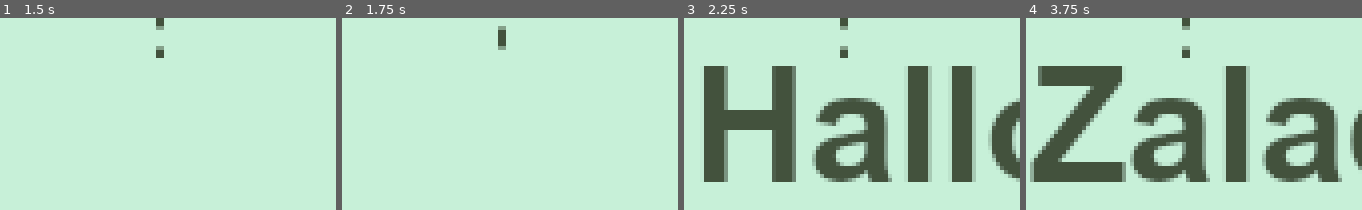
Above: before the commit, frames 1-4 (left to right).
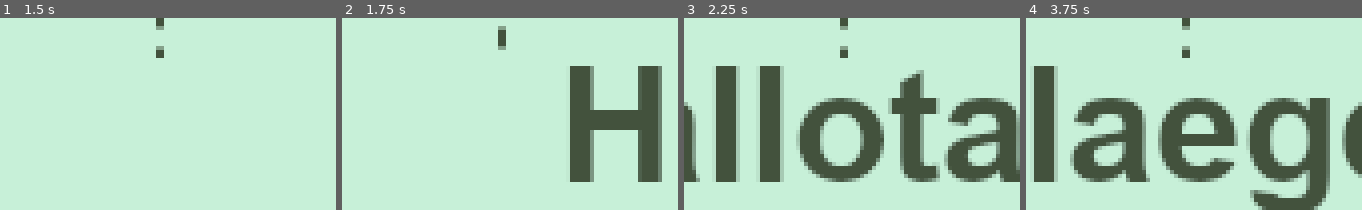
Above: after the commit, the same moments.

Repository: TakacsArtur/CinoRitmo
Game: Godot game, scene res://01/01_01.tscn
Same seed, same stepped clock (60 frames per second), same inputs: the game is played once before the commit and once after it.
Inputs:
- Up to frame 1 (1.5 s): hold X (botrow) 0.53-1.28 s; tap S (midrow) at 0.8, 1.35 s
- Up to frame 2 (1.75 s): tap Space (strum) at 1.55 s
- Up to frame 3 (2.25 s): hold Space (strum) from 2.03 s (still down)
- Up to frame 4 (3.75 s): tap W (toprow) at 2.3, 2.85 s; release Space (strum) at 2.78 s; tap X (botrow) at 3.05 s; hold X (botrow) from 3.53 s (still down)

Frame 1 is identical in both runs. In frame 2, 10% of the frame differs, in the area x 67-96%, y 25-86%; in frame 3, 27%; in frame 4, 34%, in the area x 1-100%, y 25-100%.

Commit message:
the basic mechanics work now

Diff:
--- a/cinoritmo/01/01_01.tscn
+++ b/cinoritmo/01/01_01.tscn
@@ -87,7 +87,7 @@
 [node name="Node2D" type="Node2D"]
 
 [node name="TitelCard" type="Sprite2D" parent="."]
-position = Vector2(-501, 25)
+position = Vector2(-549, 25)
 texture = ExtResource("1_wg34e")
 
 [node name="Background2" type="Sprite2D" parent="."]
@@ -96,8 +96,8 @@
 texture = ExtResource("1_1odnx")
 
 [node name="Background" type="Sprite2D" parent="."]
-position = Vector2(334, 25)
-scale = Vector2(7.97619, 1)
+position = Vector2(310, 25)
+scale = Vector2(8.54762, 1)
 texture = ExtResource("1_1odnx")
 
 [node name="StartArea" type="Area2D" parent="."]
@@ -379,3 +379,7 @@
 [connection signal="body_entered" from="EndArea" to="CharacterBody2D" method="_on_end_area_body_entered"]
 [connection signal="body_entered" from="topRow" to="CharacterBody2D" method="_on_top_row_body_entered"]
 [connection signal="body_exited" from="topRow" to="CharacterBody2D" method="_on_top_row_body_exited"]
+[connection signal="body_entered" from="midRow" to="CharacterBody2D" method="_on_mid_row_body_entered"]
+[connection signal="body_exited" from="midRow" to="CharacterBody2D" method="_on_mid_row_body_exited"]
+[connection signal="body_entered" from="bottomRow" to="CharacterBody2D" method="_on_bottom_row_body_entered"]
+[connection signal="body_exited" from="bottomRow" to="CharacterBody2D" method="_on_bottom_row_body_exited"]
--- a/cinoritmo/01/player_contrrol.gd
+++ b/cinoritmo/01/player_contrrol.gd
@@ -3,6 +3,11 @@
 var score = 0
 var inside = false
 var intopRow = false
+var inmidRow = false
+var inbotRow = false
+var correctplay = false
+#mistakes are simply stronger than the correct marker
+var mistake = false
 
 func _physics_process(delta: float) -> void:
 	#going right 'ere
@@ -11,6 +16,7 @@
 
 func _on_end_area_body_entered(body: Node2D) -> void:
 	curentVelocity = 0
+	print(score)
 
 func _on_start_area_body_entered(body: Node2D) -> void:
 	print("Entered")
@@ -23,16 +29,69 @@
 	intopRow = false
 	print("ExitedTopRow")
 
+func _on_mid_row_body_entered(body: Node2D) -> void:
+	inmidRow = true
+	print("EnteredMidRow")
+
+func _on_mid_row_body_exited(body: Node2D) -> void:
+	inmidRow = false
+	print("ExitedMidRow")
+
+func _on_bottom_row_body_entered(body: Node2D) -> void:
+	inbotRow = true
+	print("EnteredBotRow")
+
+func _on_bottom_row_body_exited(body: Node2D) -> void:
+	inbotRow = false
+	print("ExitedBotRow")
+
 func _process(delta: float) -> void:
-	if intopRow:
-		if Input.is_action_pressed("toprow"):
-			if Input.is_action_pressed("strum"):
-				print("moreinfo")
-				increaseScore()
+	#firstly we check if the strumbar is engaged SHOULD IT BE
+	if Input.is_action_pressed("strum"):
+		#toprow logic
+		if intopRow:
+			if Input.is_action_pressed("toprow"):
+				correctplay = true
+				mistake = false
+				print("Correct play detected top")
+			else:
+				correctplay = false
+				mistake = true
+				print("Mistake detected bot")
+			#midrow logic
+		if inmidRow:
+			if Input.is_action_pressed("midrow"):
+				correctplay = true
+				mistake = false
+				print("Correct play detected mid")
+			else:
+				correctplay = false
+				mistake = true
+				print("Mistake detected mid")
+		#botrow logic
+		if inbotRow:
+			if Input.is_action_pressed("botrow"):
+				correctplay = true
+				mistake = false
+				print("Correct play detected bot")
+			else:
+				correctplay = false
+				mistake = true
+				print("Mistake detected bot")
+	calculateScore()
 
-func faultyPlay() -> void:
-	pass
+	##reset the mistake/correctplay, if none of the conditions apply
+	mistake = false
+	correctplay = false
 
-func increaseScore() -> void:
-	score += 100
+
+
+
+func calculateScore() -> void:
+	if mistake == true:
+		score -= 45
+	if mistake == false and correctplay == true:
+		score += 50
+	else:
+		score +=0
 	print(score)
Binary file removed: cinoritmo/temp_holdover.png
Not shown, removed: cinoritmo/temp_holdover.png.import
